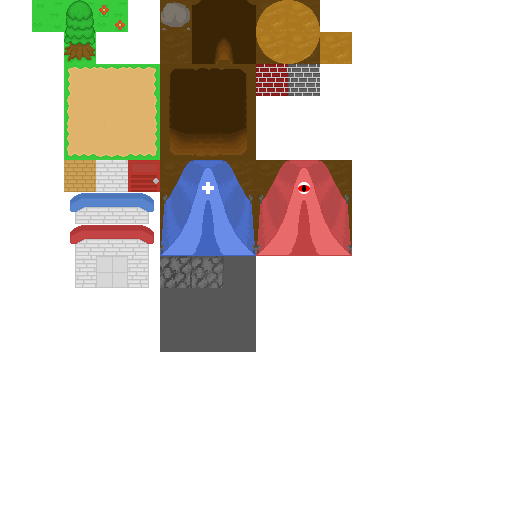
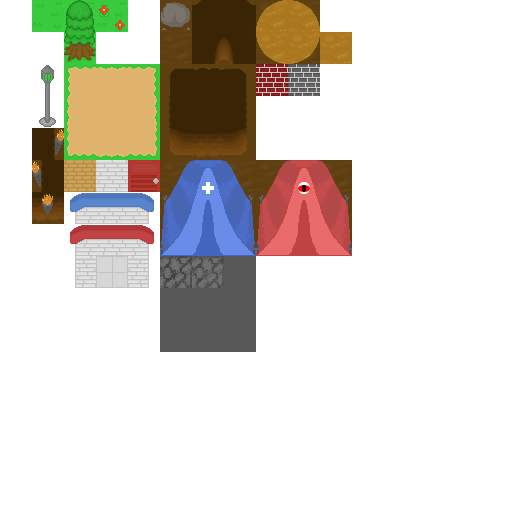
Before/after of a w=512, h=512 layered artwork. What changed in the layer stack:
added group "Lights" with 4 layers above "House" over [32, 65, 64, 224]
added layer "CaveLightUp" in group "Lights" over [32, 192, 64, 224]
added layer "CaveLightRight" in group "Lights" over [32, 160, 64, 192]
added layer "CaveLightLeft" in group "Lights" over [32, 128, 64, 160]
added layer "LampPost" in group "Lights" over [39, 65, 56, 127]
